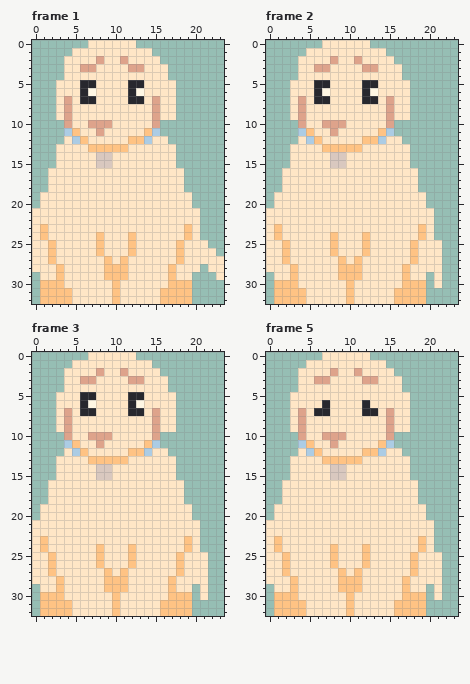
Two states of a pixel-art file, Assets/Sprites/Animations/GoodestBoyDoggo.aseprite. Above, as it was before the edit.
24x33 pixels, 17 frames. Shown: frame 1, frame 2, frame 3, frame 5. The commit also changed other frames, which this record leaves out.
The same view after the edit:
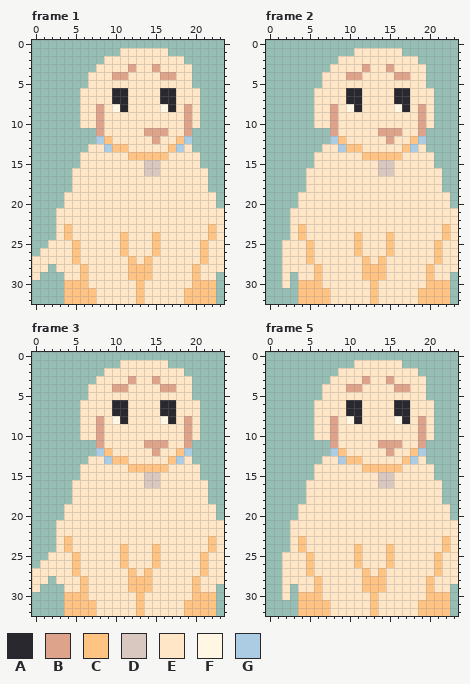
Palette (. is transparent): A #28282e  B #dea38b  C #ffc384  D #d9c8bf  E #ffe6c6  F #fff7e4  G #accce4
Changes in this commit:
Frame 1:
y 0: x 7..12 EEEEEE -> ......
y 1: x 5..10 EEEEEE -> ......; x 15..16 .. -> EE
y 2: x 4..8 EEEEB -> .....; x 11 B -> E; x 16..18 ... -> EEE
y 3: x 4..7 EEBB -> ....; x 13 B -> E; x 15 E -> B; x 17..19 ... -> EEE
y 4: x 4..6 EEE -> ...; x 10..11 EE -> BB; x 16..19 E... -> BBEE
y 5: x 3..7 EEEAA -> ....E; x 12..13 AA -> EE; x 18..19 .. -> EE
y 6: x 3..7 EEEAF -> ...EE; x 10..13 EEAF -> AAEE; x 16..20 EE... -> AAEEE
y 7: x 3..7 EBEAA -> ...EE; x 10..13 EEAA -> AAEE; x 15..20 BEE... -> EAAEEE
y 8: x 3..5 EBE -> ...; x 8 E -> B; x 10..11 EE -> FA; x 15..20 BEE... -> EFAEBE
y 9: x 3..5 EBE -> ...; x 8 E -> B; x 15 B -> E; x 18..20 ... -> EBE
y 10: x 4..5 BE -> ..; x 7 B -> E; x 9 B -> E; x 15..20 B..... -> EEEEBE
y 11: x 4..7 GCEE -> ....; x 14..19 CG.... -> BBBEEB
y 12: x 4..9 EGCEEE -> ....GC; x 12..15 CCGE -> EEEB; x 17..19 ... -> ECG
y 13: x 3..9 EEEECCC -> ....EEG; x 17..19 E.. -> CGE
y 14: x 3..5 EEE -> ...; x 8..9 DD -> EE; x 12..16 EEEEE -> CCCCC; x 18..20 ... -> EEE
y 15: x 3..5 EEE -> ...; x 8..9 DD -> EE; x 14..15 EE -> DD; x 18..20 ... -> EEE
y 16: x 2..4 EEE -> ...; x 14..15 EE -> DD; x 19..21 ... -> EEE
y 17..18: x 2..4 EEE -> ...; x 19..21 ... -> EEE
y 19..20: x 1..3 EEE -> ...; x 20..22 ... -> EEE
y 21..22: x 0..2 EEE -> ...; x 21..23 ... -> EEE
y 23: x 0..2 ECE -> ...; x 4 E -> C; x 19 C -> E; x 21..23 ... -> ECE
y 24: x 0..2 ECE -> ...; x 4 E -> C; x 8 C -> E; x 11..12 EC -> CE; x 15 E -> C; x 19 C -> E; x 21..23 ... -> ECE
y 25: x 0..2 EEC -> ..E; x 5 E -> C; x 8 C -> E; x 11..12 EC -> CE; x 15 E -> C; x 18 C -> E; x 21..23 E.. -> CEE
y 26: x 0 E -> .; x 2 C -> E; x 5 E -> C; x 8 C -> E; x 11..12 EC -> CE; x 15 E -> C; x 18 C -> E; x 21 E -> C; x 23 . -> E
y 27: x 2 C -> E; x 5 E -> C; x 9 C -> E; x 11..12 CE -> EC; x 14 E -> C; x 18 C -> E; x 21 E -> C
y 28: x 2..3 EC -> .E; x 6 E -> C; x 9..14 CCCEEE -> EEECCC; x 17 C -> E; x 20..21 E. -> CE
y 29: x 0..3 .EEC -> E...; x 6 E -> C; x 9..14 CCCEEE -> EEECCC; x 17 C -> E; x 20..23 ...E -> CEE.
y 30: x 1..6 CCCEEE -> ...CCC; x 10 C -> E; x 13 E -> C; x 17..22 CCC... -> EEECCC
y 31..32: x 1..3 CCC -> ...; x 5..7 EEE -> CCC; x 10 C -> E; x 13 E -> C; x 16..18 CCC -> EEE; x 20..22 ... -> CCC
Frame 2:
y 0: x 7..12 EEEEEE -> ......
y 1: x 5..10 EEEEEE -> ......; x 15..16 .. -> EE
y 2: x 4..8 EEEEB -> .....; x 11 B -> E; x 16..18 ... -> EEE
y 3: x 4..7 EEBB -> ....; x 13 B -> E; x 15 E -> B; x 17..19 ... -> EEE
y 4: x 4..6 EEE -> ...; x 10..11 EE -> BB; x 16..19 E... -> BBEE
y 5: x 3..7 EEEAA -> ....E; x 12..13 AA -> EE; x 18..19 .. -> EE
y 6: x 3..7 EEEAF -> ...EE; x 10..13 EEAF -> AAEE; x 16..20 EE... -> AAEEE
y 7: x 3..7 EBEAA -> ...EE; x 10..13 EEAA -> AAEE; x 15..20 BEE... -> EAAEEE
y 8: x 3..5 EBE -> ...; x 8 E -> B; x 10..11 EE -> FA; x 15..20 BEE... -> EFAEBE
y 9: x 3..5 EBE -> ...; x 8 E -> B; x 15 B -> E; x 18..20 ... -> EBE
y 10: x 4..5 BE -> ..; x 7 B -> E; x 9 B -> E; x 15..20 B..... -> EEEEBE
y 11: x 4..7 GCEE -> ....; x 14..19 CG.... -> BBBEEB
y 12: x 4..9 EGCEEE -> ....GC; x 12..15 CCGE -> EEEB; x 17..19 ... -> ECG
y 13: x 3..9 EEEECCC -> ....EEG; x 17..19 E.. -> CGE
y 14: x 3..5 EEE -> ...; x 8..9 DD -> EE; x 12..16 EEEEE -> CCCCC; x 18..20 ... -> EEE
y 15: x 3..5 EEE -> ...; x 8..9 DD -> EE; x 14..15 EE -> DD; x 18..20 ... -> EEE
y 16: x 2..4 EEE -> ...; x 14..15 EE -> DD; x 19..21 ... -> EEE
y 17..18: x 2..4 EEE -> ...; x 19..21 ... -> EEE
y 19..20: x 1..3 EEE -> ...; x 20..22 ... -> EEE
y 21..22: x 0..2 EEE -> ...; x 21..23 ... -> EEE
y 23: x 0..2 ECE -> ...; x 4 E -> C; x 19 C -> E; x 21..23 ... -> ECE
y 24: x 0..2 ECE -> ...; x 4 E -> C; x 8 C -> E; x 11..12 EC -> CE; x 15 E -> C; x 19 C -> E; x 21..23 ... -> ECE
y 25..26: x 0..2 EEC -> ..E; x 5 E -> C; x 8 C -> E; x 11..12 EC -> CE; x 15 E -> C; x 18 C -> E; x 21..23 E.. -> CEE
y 27: x 0..2 EEC -> ..E; x 5 E -> C; x 9 C -> E; x 11..12 CE -> EC; x 14 E -> C; x 18 C -> E; x 21..23 E.. -> CEE
y 28: x 0..1 EE -> ..; x 3 C -> E; x 6 E -> C; x 9..14 CCCEEE -> EEECCC; x 17 C -> E; x 20 E -> C; x 22..23 .. -> EE
y 29: x 1 E -> .; x 3 C -> .; x 6 E -> C; x 9..14 CCCEEE -> EEECCC; x 17 C -> E; x 20 . -> C; x 22 . -> E
y 30: x 1..6 CCCEEE -> .E.CCC; x 10 C -> E; x 13 E -> C; x 17..22 CCC.E. -> EEECCC
y 31..32: x 1..3 CCC -> ...; x 5..7 EEE -> CCC; x 10 C -> E; x 13 E -> C; x 16..18 CCC -> EEE; x 20..22 ... -> CCC
Frame 3:
y 0: x 7..12 EEEEEE -> ......
y 1: x 5..10 EEEEEE -> ......; x 15..16 .. -> EE
y 2: x 4..8 EEEEB -> .....; x 11 B -> E; x 16..18 ... -> EEE
y 3: x 4..7 EEBB -> ....; x 13 B -> E; x 15 E -> B; x 17..19 ... -> EEE
y 4: x 4..6 EEE -> ...; x 10..11 EE -> BB; x 16..19 E... -> BBEE
y 5: x 3..7 EEEAA -> ....E; x 12..13 AA -> EE; x 18..19 .. -> EE
y 6: x 3..7 EEEAF -> ...EE; x 10..13 EEAF -> AAEE; x 16..20 EE... -> AAEEE
y 7: x 3..7 EBEAA -> ...EE; x 10..13 EEAA -> AAEE; x 15..20 BEE... -> EAAEEE
y 8: x 3..5 EBE -> ...; x 8 E -> B; x 10..11 EE -> FA; x 15..20 BEE... -> EFAEBE
y 9: x 3..5 EBE -> ...; x 8 E -> B; x 15 B -> E; x 18..20 ... -> EBE
y 10: x 4..5 BE -> ..; x 7 B -> E; x 9 B -> E; x 15..20 B..... -> EEEEBE
y 11: x 4..7 GCEE -> ....; x 14..19 CG.... -> BBBEEB
y 12: x 4..9 EGCEEE -> ....GC; x 12..15 CCGE -> EEEB; x 17..19 ... -> ECG
y 13: x 3..9 EEEECCC -> ....EEG; x 17..19 E.. -> CGE
y 14: x 3..5 EEE -> ...; x 8..9 DD -> EE; x 12..16 EEEEE -> CCCCC; x 18..20 ... -> EEE
y 15: x 3..5 EEE -> ...; x 8..9 DD -> EE; x 14..15 EE -> DD; x 18..20 ... -> EEE
y 16: x 2..4 EEE -> ...; x 14..15 EE -> DD; x 19..21 ... -> EEE
y 17..18: x 2..4 EEE -> ...; x 19..21 ... -> EEE
y 19..20: x 1..3 EEE -> ...; x 20..22 ... -> EEE
y 21..22: x 0..2 EEE -> ...; x 21..23 ... -> EEE
y 23: x 0..2 ECE -> ...; x 4 E -> C; x 19 C -> E; x 21..23 ... -> ECE
y 24: x 0..2 ECE -> ...; x 4 E -> C; x 8 C -> E; x 11..12 EC -> CE; x 15 E -> C; x 19 C -> E; x 21..23 ... -> ECE
y 25: x 0..2 EEC -> ..E; x 5 E -> C; x 8 C -> E; x 11..12 EC -> CE; x 15 E -> C; x 18 C -> E; x 21..23 E.. -> CEE
y 26: x 0 E -> .; x 2 C -> E; x 5 E -> C; x 8 C -> E; x 11..12 EC -> CE; x 15 E -> C; x 18 C -> E; x 21..23 E.. -> CEE
y 27: x 2 C -> E; x 5 E -> C; x 9 C -> E; x 11..12 CE -> EC; x 14 E -> C; x 18 C -> E; x 21..23 E.. -> CEE
y 28: x 2..3 EC -> .E; x 6 E -> C; x 9..14 CCCEEE -> EEECCC; x 17 C -> E; x 20 E -> C; x 22..23 .. -> EE
y 29: x 0..3 .EEC -> E...; x 6 E -> C; x 9..14 CCCEEE -> EEECCC; x 17 C -> E; x 20 . -> C; x 22 . -> E
y 30: x 1..6 CCCEEE -> ...CCC; x 10 C -> E; x 13 E -> C; x 17..22 CCC.E. -> EEECCC
y 31..32: x 1..3 CCC -> ...; x 5..7 EEE -> CCC; x 10 C -> E; x 13 E -> C; x 16..18 CCC -> EEE; x 20..22 ... -> CCC
Frame 5:
y 0: x 7..12 EEEEEE -> ......
y 1: x 5..10 EEEEEE -> ......; x 15..16 .. -> EE
y 2: x 4..8 EEEEB -> .....; x 11 B -> E; x 16..18 ... -> EEE
y 3: x 4..7 EEBB -> ....; x 13 B -> E; x 15 E -> B; x 17..19 ... -> EEE
y 4: x 4..6 EEE -> ...; x 10..11 EE -> BB; x 16..19 E... -> BBEE
y 5: x 3..6 EEEE -> ....; x 18..19 .. -> EE
y 6: x 3..5 EEE -> ...; x 7 A -> E; x 10..12 EEA -> AAE; x 16..20 EE... -> AAEEE
y 7: x 3..7 EBEAA -> ...EE; x 10..13 EEAA -> AAEE; x 15..20 BEE... -> EAAEEE
y 8: x 3..5 EBE -> ...; x 8 E -> B; x 10..11 EE -> FA; x 15..20 BEE... -> EFAEBE
y 9: x 3..5 EBE -> ...; x 8 E -> B; x 15 B -> E; x 18..20 ... -> EBE
y 10: x 4..5 BE -> ..; x 7 B -> E; x 9 B -> E; x 15..20 B..... -> EEEEBE
y 11: x 4..7 GCEE -> ....; x 14..19 CG.... -> BBBEEB
y 12: x 4..9 EGCEEE -> ....GC; x 12..15 CCGE -> EEEB; x 17..19 ... -> ECG
y 13: x 3..9 EEEECCC -> ....EEG; x 17..19 E.. -> CGE
y 14: x 3..5 EEE -> ...; x 8..9 DD -> EE; x 12..16 EEEEE -> CCCCC; x 18..20 ... -> EEE
y 15: x 3..5 EEE -> ...; x 8..9 DD -> EE; x 14..15 EE -> DD; x 18..20 ... -> EEE
y 16: x 2..4 EEE -> ...; x 14..15 EE -> DD; x 19..21 ... -> EEE
y 17..18: x 2..4 EEE -> ...; x 19..21 ... -> EEE
y 19..20: x 1..3 EEE -> ...; x 20..22 ... -> EEE
y 21..22: x 0..2 EEE -> ...; x 21..23 ... -> EEE
y 23: x 0..2 ECE -> ...; x 4 E -> C; x 19 C -> E; x 21..23 ... -> ECE
y 24: x 0..2 ECE -> ...; x 4 E -> C; x 8 C -> E; x 11..12 EC -> CE; x 15 E -> C; x 19 C -> E; x 21..23 ... -> ECE
y 25..26: x 0..2 EEC -> ..E; x 5 E -> C; x 8 C -> E; x 11..12 EC -> CE; x 15 E -> C; x 18 C -> E; x 21..23 E.. -> CEE
y 27: x 0..2 EEC -> ..E; x 5 E -> C; x 9 C -> E; x 11..12 CE -> EC; x 14 E -> C; x 18 C -> E; x 21..23 E.. -> CEE
y 28: x 0..1 EE -> ..; x 3 C -> E; x 6 E -> C; x 9..14 CCCEEE -> EEECCC; x 17 C -> E; x 20 E -> C; x 22..23 .. -> EE
y 29: x 1 E -> .; x 3 C -> .; x 6 E -> C; x 9..14 CCCEEE -> EEECCC; x 17 C -> E; x 20 . -> C; x 22 . -> E
y 30: x 1..6 CCCEEE -> .E.CCC; x 10 C -> E; x 13 E -> C; x 17..22 CCC.E. -> EEECCC
y 31..32: x 1..3 CCC -> ...; x 5..7 EEE -> CCC; x 10 C -> E; x 13 E -> C; x 16..18 CCC -> EEE; x 20..22 ... -> CCC
